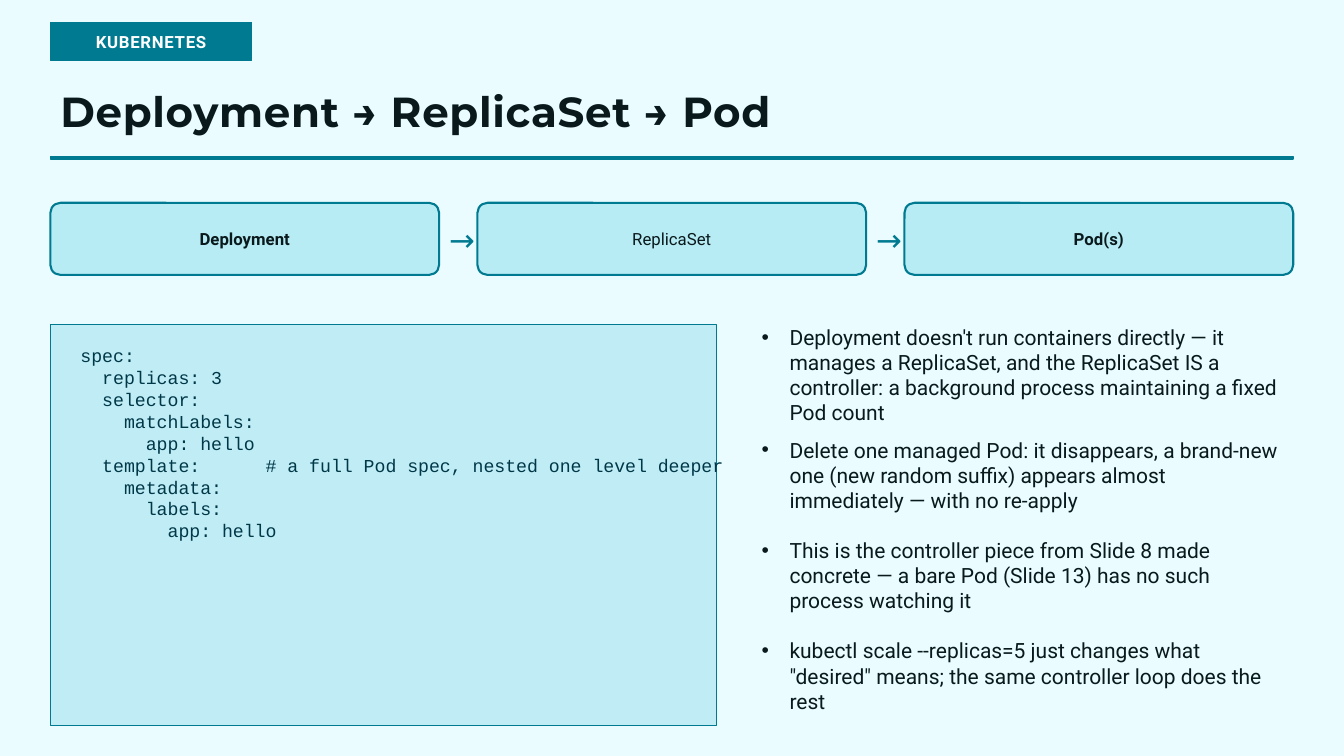
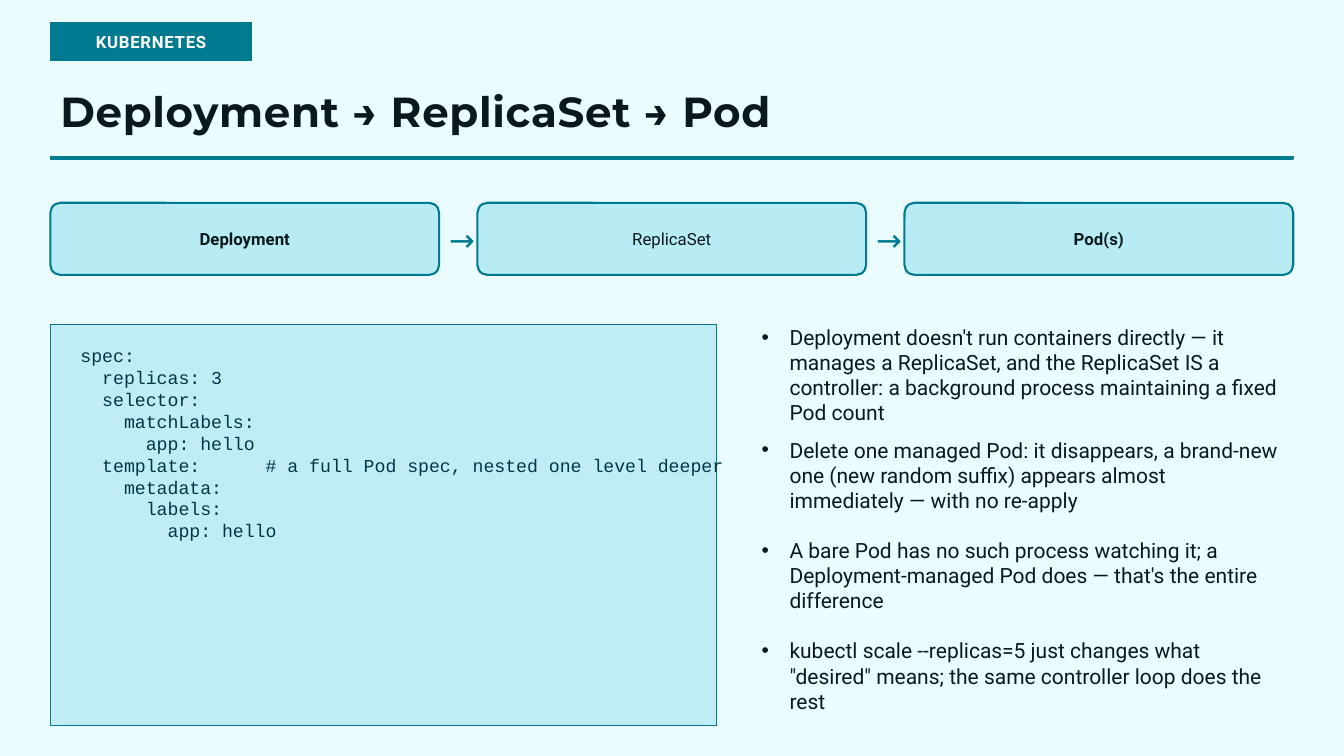
Before and after one commit to choicespecs/kube-self-learn, a slide deck: slide 15 of docs/presentations/KubernetesFundamentals/KubernetesFundamentals.pptx (slide 14 before the commit). Drawn at 1344x756 pixels with LibreOffice and Linux fonts; fonts in the diff are those of the drawing. Boxes give left, top, right and bottom in pixels: in the first picture for what was removed or moved away, otherwise in the second. Text is boxed around its words. In the diff, an @@ line names an element or a change of style, - is before the commit and + after.

```diff
--- a/docs/presentations/KubernetesFundamentals/KubernetesFundamentals.pptx
+++ b/docs/presentations/KubernetesFundamentals/KubernetesFundamentals.pptx
@@ text at bbox=[790, 542, 1258, 609]: text changed @@
-• This is the controller piece from Slide 8 made concrete — a bare Pod (Slide 13) has no such process watching it
+• A bare Pod has no such process watching it; a Deployment-managed Pod does — that's the entire difference
```
Also in this commit, not shown: 2 other slides changed, 1 slide added.
